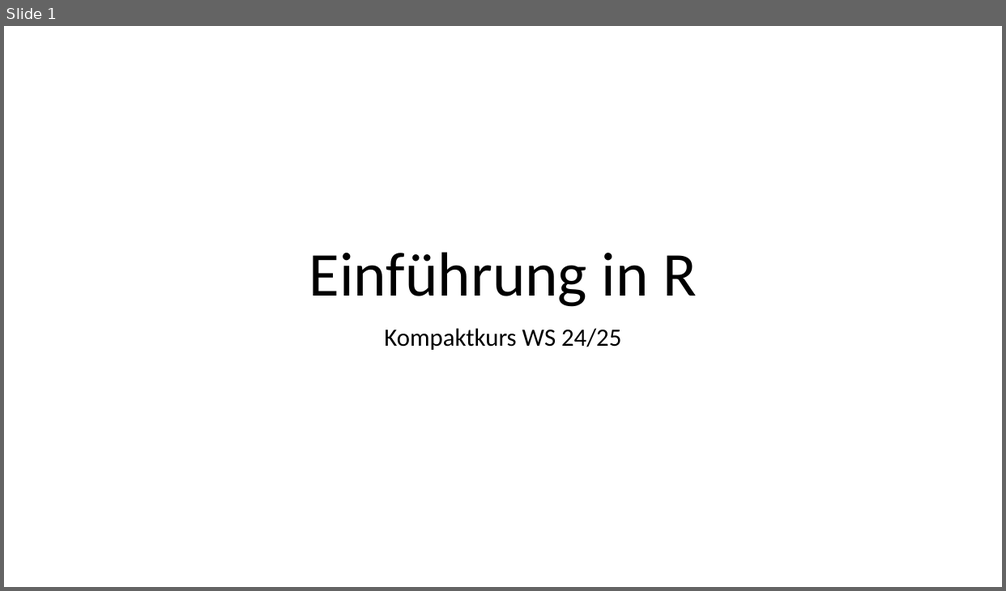
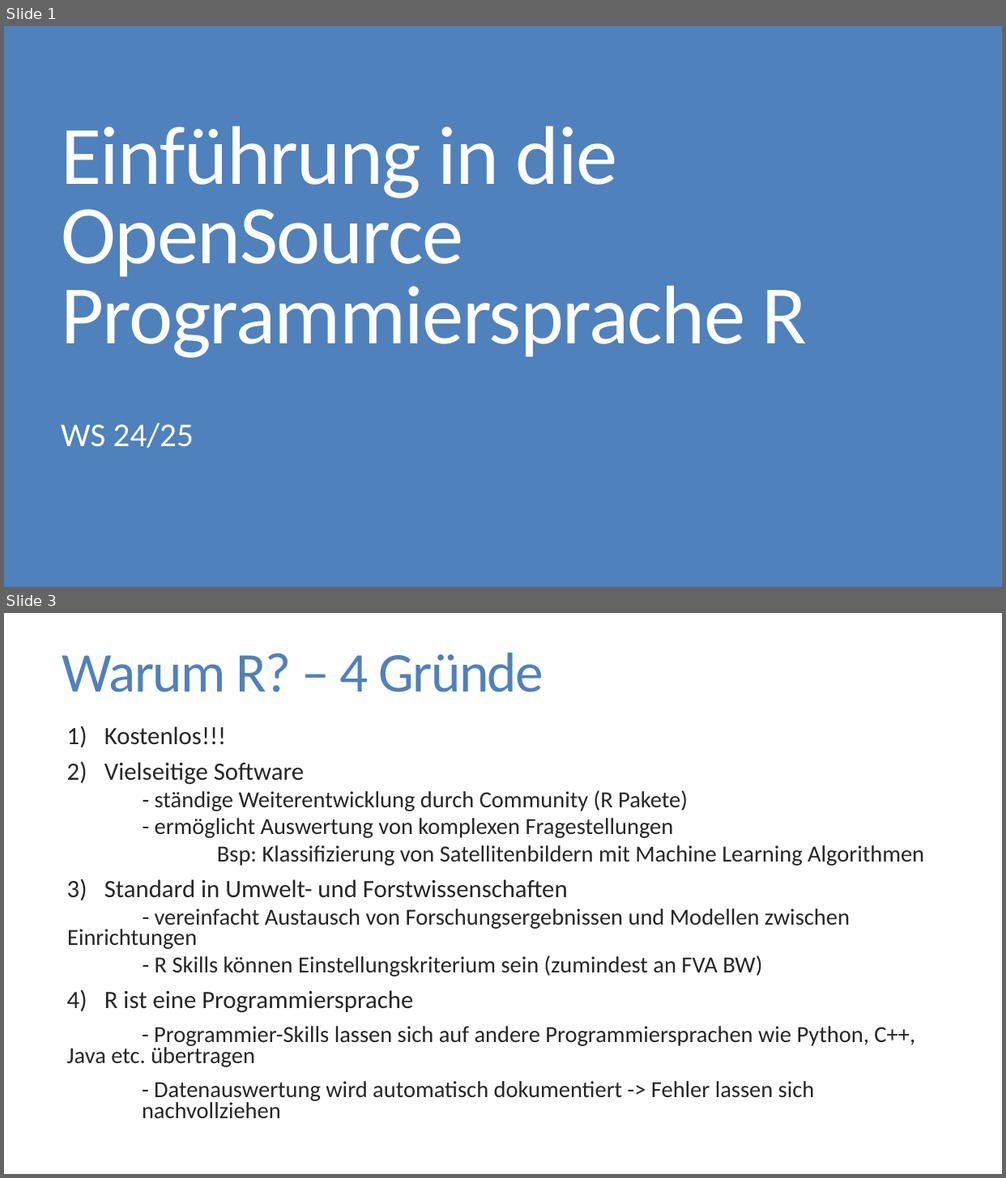
Before and after one commit to FlorianKeppeler/RKurs, a slide deck: Einführung in R.pptx. Shown one above the other, each under a label of ours: slide 1 before the commit, slides 1 and 3 after it; the slides between them are not shown. The pictures are 1006x591 and 1006x1178 pixels, drawn with LibreOffice and Linux fonts; fonts in the diff are those of the drawing. Boxes give left, top, right and bottom in pixels: in the first picture for what was removed or moved away, otherwise in the second. Text is boxed around its words. In the diff, an @@ line names an element or a change of style, - is before the commit and + after.

Commit message:
An PowerPoint Design verändert und Inhalte aufbereitet

```diff
--- a/Einführung in R.pptx
+++ b/Einführung in R.pptx
@@ slide 3 added at (4, 613, 1002, 1174), background #FFFFFF @@
@@ title added at (62, 653, 543, 692), 54 pt, text #4F81BD @@
+Warum R? – 4 Gründe
@@ text added at (67, 726, 924, 1118), 22.2 pt, text #262626 @@
+1) Kostenlos!!!
+2) Vielseitige Software
+  - ständige Weiterentwicklung durch Community (R Pakete)
+  - ermöglicht Auswertung von komplexen Fragestellungen
+  Bsp: Klassifizierung von Satellitenbildern mit Machine Learning Algorithmen
+3) Standard in Umwelt- und Forstwissenschaften
+  - vereinfacht Austausch von Forschungsergebnissen und Modellen zwischen Einrichtungen
+  - R Skills können Einstellungskriterium sein (zumindest an FVA BW)
+4) R ist eine Programmiersprache
+- Programmier-Skills lassen sich auf andere Programmiersprachen wie Python, C++, Java etc. übertragen
+- Datenauswertung wird automatisch dokumentiert -> Fehler lassen sich nachvollziehen
@@ slide 1 changed as well @@
@@ background #FFFFFF to #4F81BD @@
@@ title at (61, 126, 807, 358): text changed; size 60 to 80 pt; text colour #000000 to #FFFFFF @@
-Einführung in R
+Einführung in die OpenSource Programmiersprache R
@@ subtitle at (61, 423, 194, 448): text changed; size 24 to 32 pt; text colour #000000 to #FFFFFF @@
-Kompaktkurs WS 24/25
+WS 24/25
```
Also in this commit, not shown: 12 other slides changed, 3 other slides added, 1 slide removed.
